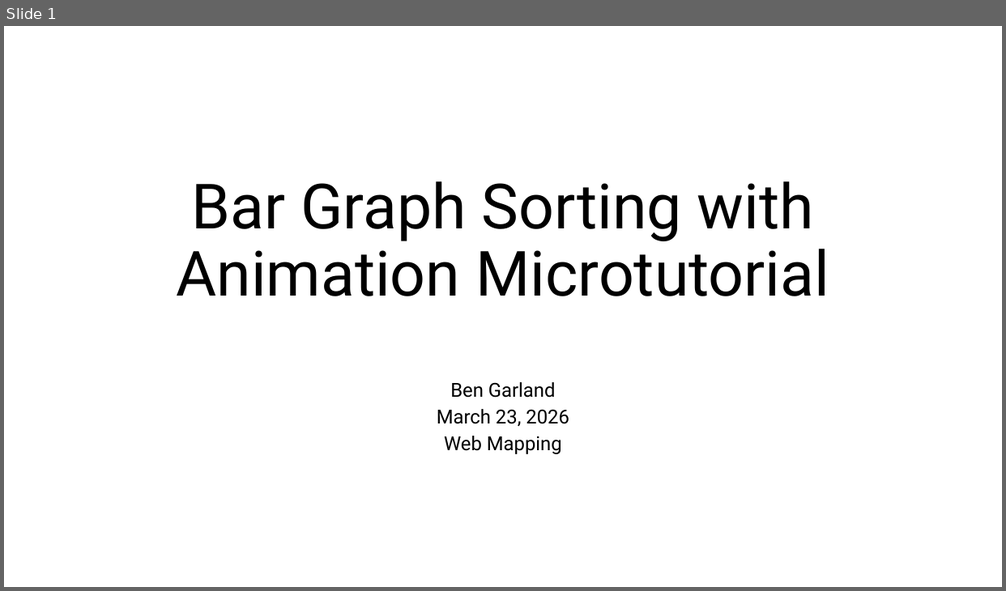
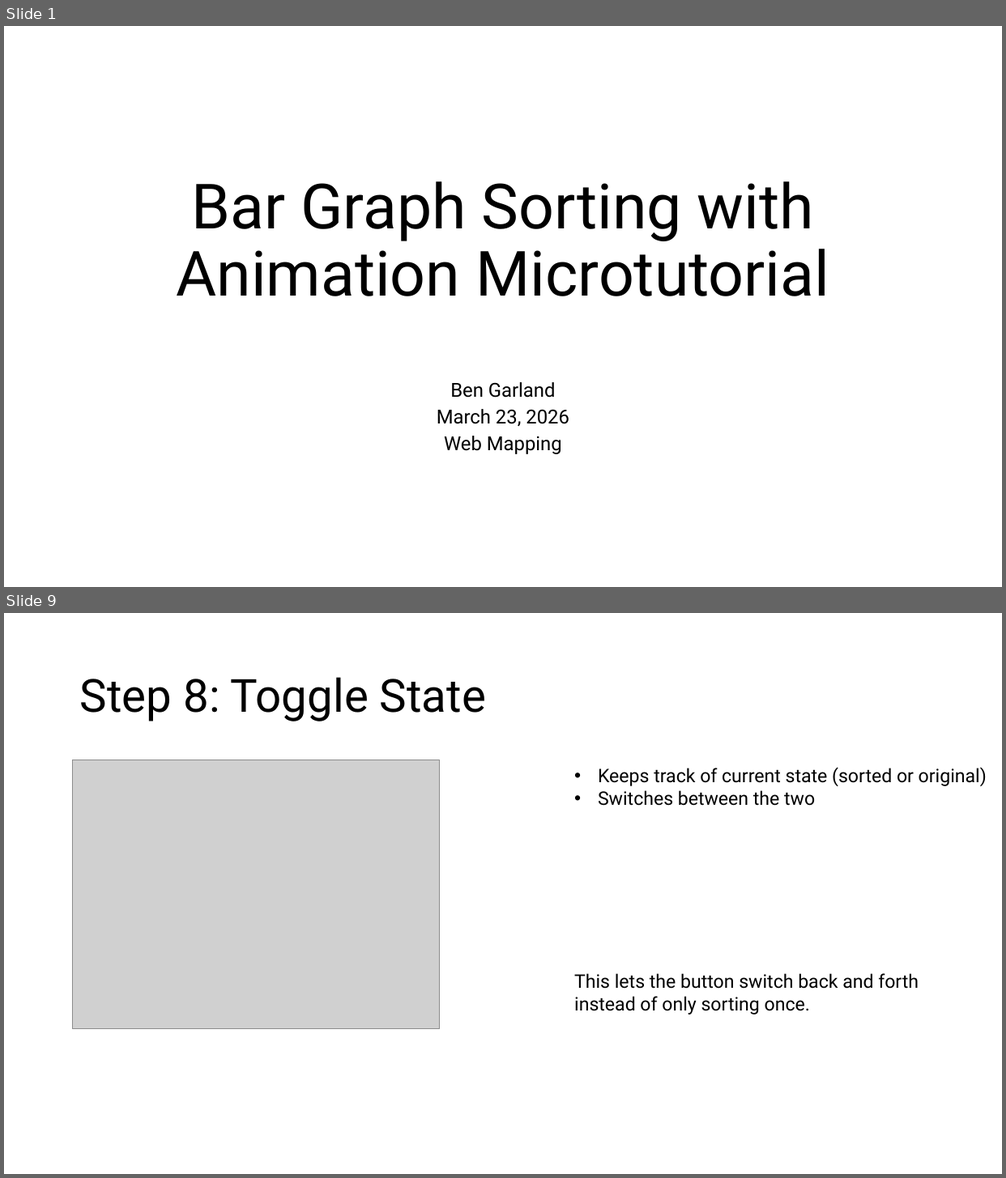
Before and after one commit to armandhammer/bengarland-site, a slide deck: tutorial/Bar Graph Sorting.pptx. Shown one above the other, each under a label of ours: slide 1 before the commit, slides 1 and 9 after it; the slides between them are not shown. The pictures are 1006x591 and 1006x1178 pixels, drawn with LibreOffice and Linux fonts; fonts in the diff are those of the drawing; grey boxes stand for pictures. Boxes give left, top, right and bottom in pixels: in the first picture for what was removed or moved away, otherwise in the second. Text is boxed around its words. In the diff, an @@ line names an element or a change of style, - is before the commit and + after.

```diff
--- a/tutorial/Bar Graph Sorting.pptx
+++ b/tutorial/Bar Graph Sorting.pptx
@@ slide 9 added at bbox=[4, 613, 1002, 1174], background #FFFFFF @@
@@ title added at bbox=[80, 677, 486, 722], 44 pt, text #000000 @@
+Step 8: Toggle State
@@ picture added at bbox=[73, 760, 440, 1029] @@
@@ text added at bbox=[598, 767, 987, 806], 18 pt, text #000000 @@
+• Keeps track of current state (sorted or original)
+• Switches between the two
@@ text added at bbox=[574, 973, 918, 1015], 18 pt, text #000000 @@
+This lets the button switch back and forth instead of only sorting once.
```
Also in this commit, not shown: 2 slides changed, 6 other slides added, 2 slides removed, 2 other files.
